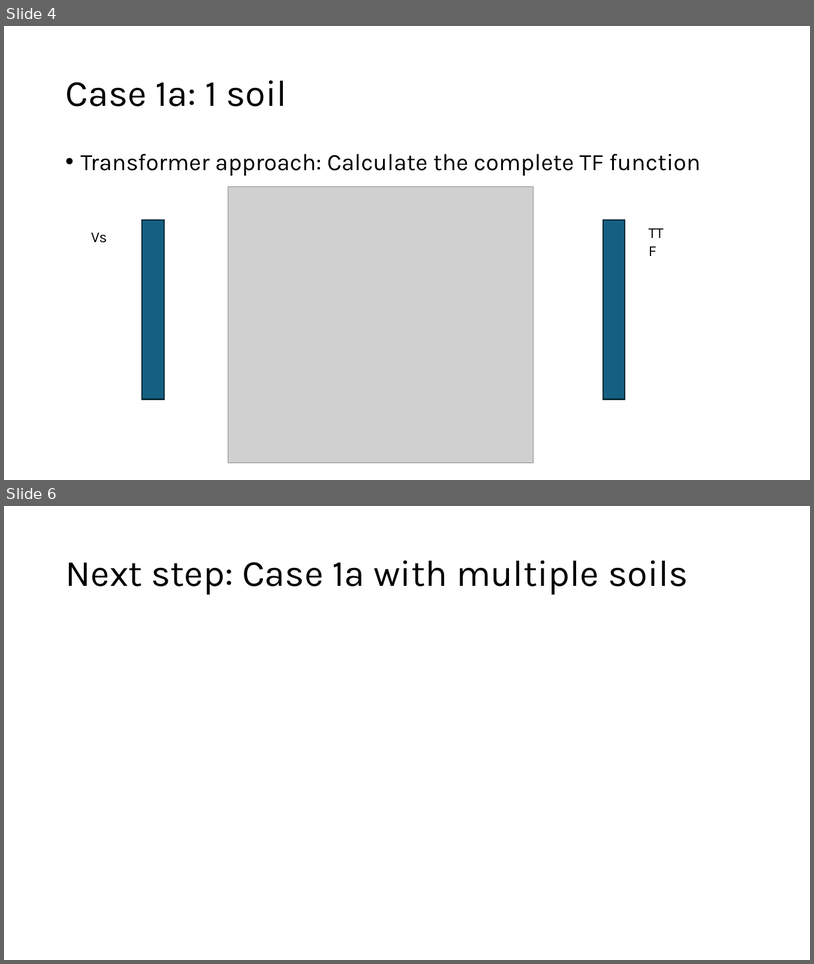
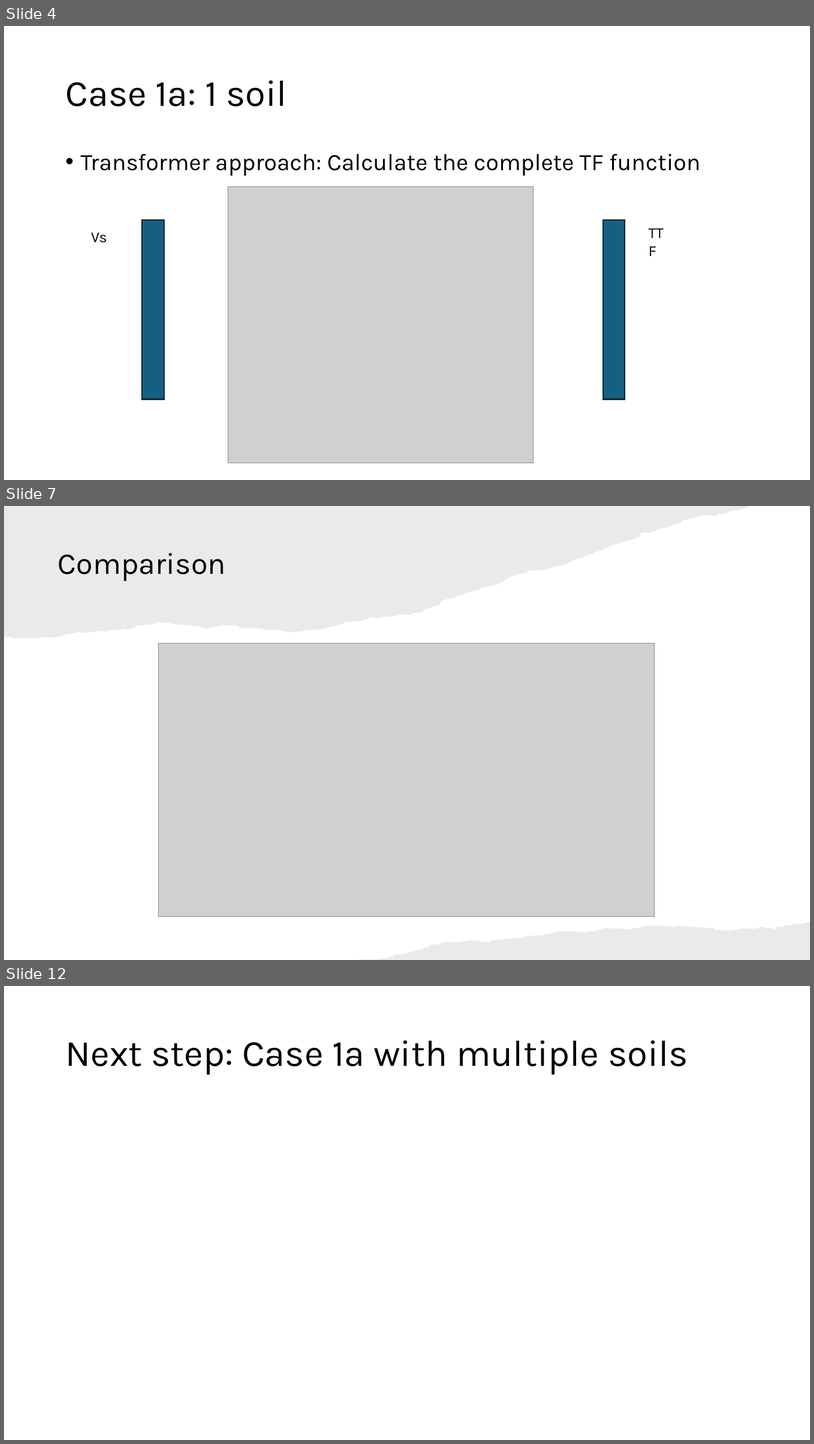
Before and after one commit to KurtSoncco/GNN_Soil_Dynamics, a slide deck: TTF ML Predictions.pptx. Shown one above the other, each under a label of ours: slides 4 and 6 before the commit, slides 4, 7 and 12 after it; the slides between them are not shown. The pictures are 814x964 and 814x1444 pixels, drawn with LibreOffice and Linux fonts; fonts in the diff are those of the drawing; grey boxes stand for pictures. Boxes give left, top, right and bottom in pixels: in the first picture for what was removed or moved away, otherwise in the second. Text is boxed around its words. In the diff, an @@ line names an element or a change of style, - is before the commit and + after.

Commit message:
Comparison completed for 1d 1 column 1 soil

```diff
--- a/TTF ML Predictions.pptx
+++ b/TTF ML Predictions.pptx
@@ slide 7 added at [4,506,810,960], background #FFFFFF @@
@@ freeform shape added at [4,506,749,639], fill #82766A at 15% opacity @@
@@ title added at [58,553,226,581], 36 pt, text #000000 @@
+Comparison
@@ picture added at [159,643,656,916] @@
@@ freeform shape added at [355,922,810,960], fill #82766A at 15% opacity @@
@@ what was slide 6 is now slide 12 @@
```
Also in this commit, not shown: 2 slides changed, 5 other slides added, 5 other files.
